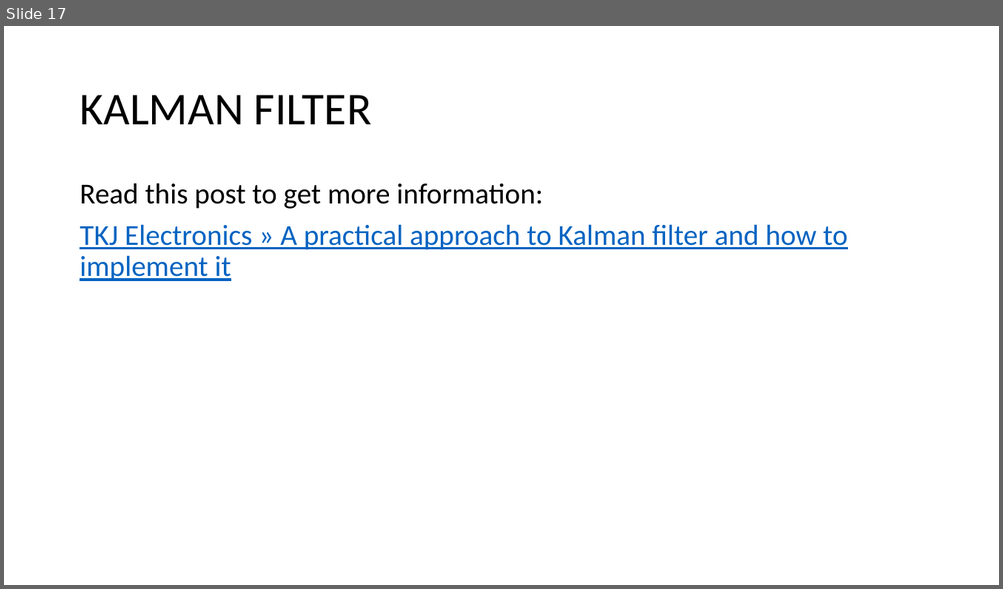
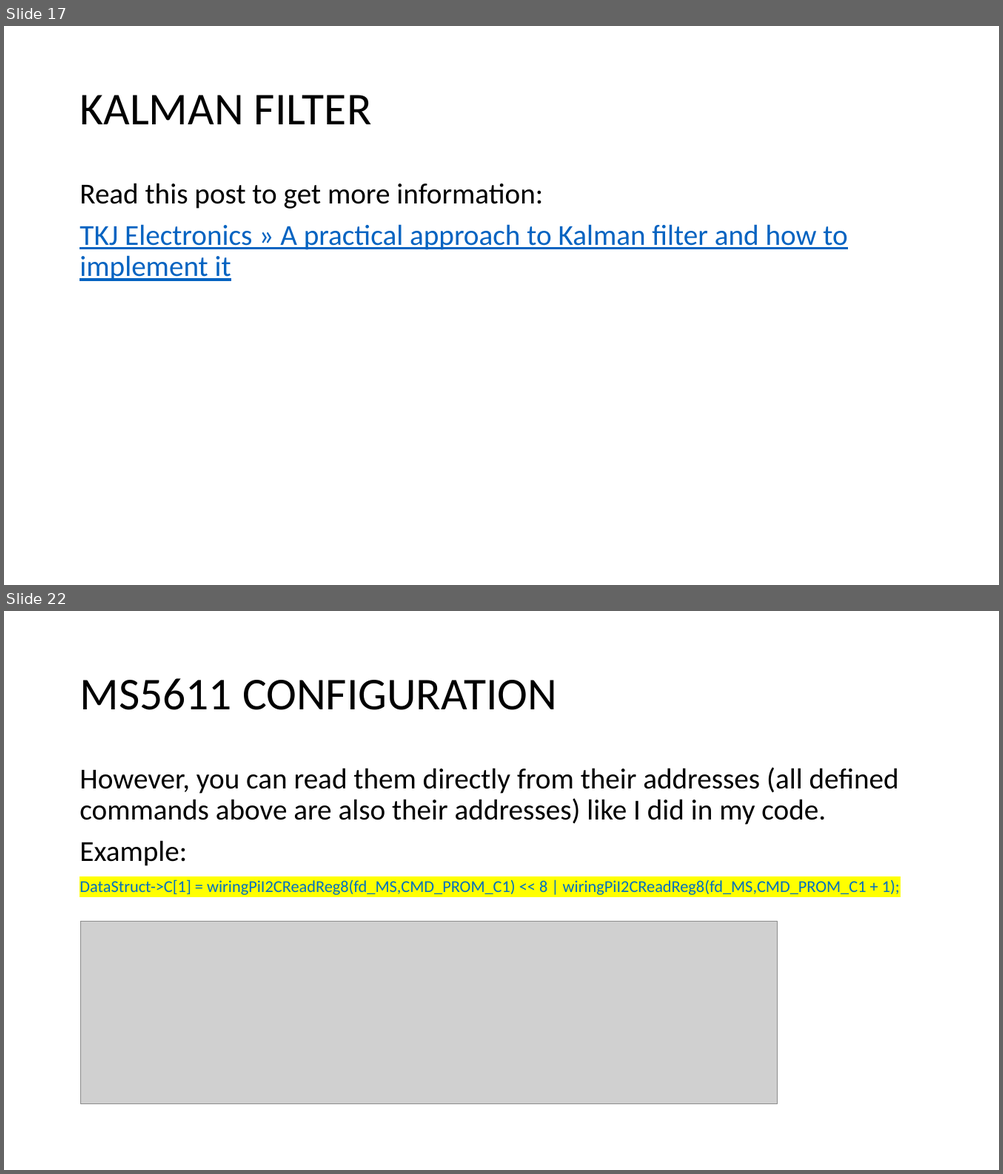
Before and after one commit to HIDER-ROOT/GY-86-for-raspi, a slide deck: Theory.pptx. Shown one above the other, each under a label of ours: slide 17 before the commit, slides 17 and 22 after it; the slides between them are not shown. The pictures are 1003x589 and 1003x1174 pixels, drawn with LibreOffice and Linux fonts; fonts in the diff are those of the drawing; grey boxes stand for pictures. Boxes give left, top, right and bottom in pixels: in the first picture for what was removed or moved away, otherwise in the second. Text is boxed around its words. In the diff, an @@ line names an element or a change of style, - is before the commit and + after.

```diff
--- a/Theory.pptx
+++ b/Theory.pptx
@@ slide 22 added at <box>4,611,999,1170</box>, background #FFFFFF @@
@@ title added at <box>79,678,557,710</box>, 44 pt, text #000000 @@
+MS5611 CONFIGURATION
@@ text added at <box>79,767,899,895</box>, 28 pt, text #000000 @@
+However, you can read them directly from their addresses (all defined commands above are also their addresses) like I did in my code.
+Example:
+DataStruct->C[1] = wiringPiI2CReadReg8(fd_MS,CMD_PROM_C1) << 8 | wiringPiI2CReadReg8(fd_MS,CMD_PROM_C1 + 1);
@@ picture added at <box>81,921,777,1104</box> @@
```
Also in this commit, not shown: 10 other slides added, 2 other files.
